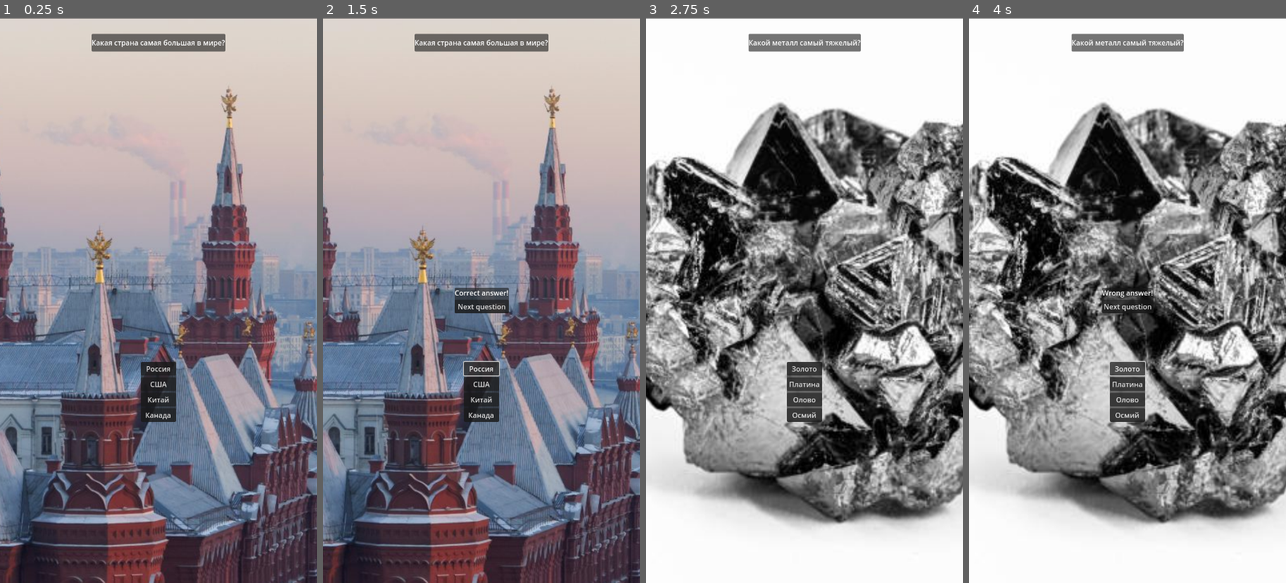
Above: before the commit, frames 1-4 (left to right).
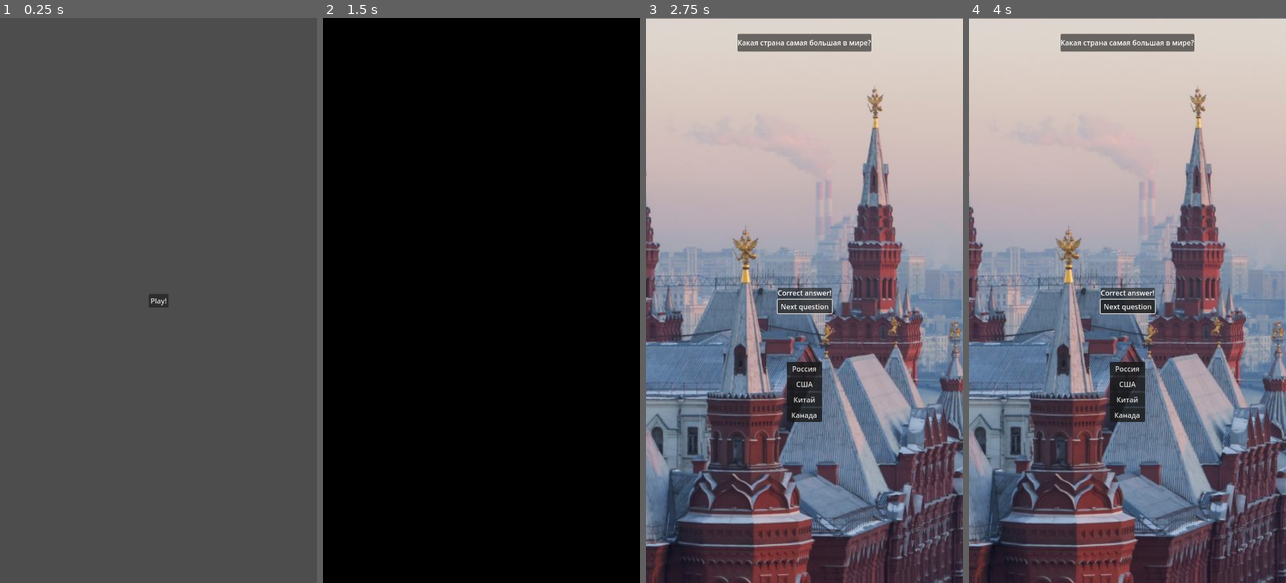
Above: after the commit, the same moments.

Repository: ash4rk/ad-aurum-quiz
Game: Godot game, scene res://scenes/main_menu_screen.tscn
Two runs of this game, one before a commit and one after it. Both use one fixed random seed, a clock stepped at 60 frames per second and the inputs below. Before the commit the project starts from res://scenes/question_screen.tscn.
Inputs (mouse positions are in pixels of both pictures, inside the frame that each line leads up to):
- Up to frame 1 (0.25 s): no input
- Up to frame 2 (1.5 s): click (481, 300) at 0.5 s, where only the run after the commit has a clickable "Play!"; click "Россия" at 1.25 s
- Up to frame 3 (2.75 s): click "Next question" at 2 s
- Up to frame 4 (4 s): click (1127, 306) at 2.75 s, where only the run after the commit has a clickable "Next question"; click "Золото" (after the commit: "Россия") at 3.5 s

The runs differ from the first frame. In frame 1, 92% of the frame differs, in the area x 0-100%, y 0-100%; in frame 2, 100%; in frame 3, 93%; in frame 4, 93%.

Commit message:
REFACTOR: Extract load_next_question

Diff:
--- /dev/null
+++ b/globals/global.gd
@@ -0,0 +1,27 @@
+extends Node
+
+const QUESTION_SCREEN_PATH = "res://scenes/question_screen.tscn"
+const QUESTIONS_JSON_PATH = "res://questions.json"
+
+var _questions: Array
+var _question_idx: int = -1
+
+func _ready():
+	var json_string = FileAccess.get_file_as_string(QUESTIONS_JSON_PATH)
+	_questions = JSON.parse_string(json_string)
+
+func load_next_question():
+	_question_idx += 1
+
+	if _question_idx >= _questions.size():
+		#TODO: Open end game screen
+		return
+
+	if not SceneManager.is_transitioning:
+		SceneManager.change_scene(
+			QUESTION_SCREEN_PATH, {
+				"pattern_enter": "fade",
+				"pattern_leave": "squares",
+				"on_tree_enter": func(scene): scene.question = _questions[_question_idx]
+			}
+		)
--- a/project.godot
+++ b/project.godot
@@ -11,13 +11,14 @@
 [application]
 
 config/name="AdAurumQuiz"
-run/main_scene="res://scenes/question_screen.tscn"
+run/main_scene="res://scenes/main_menu_screen.tscn"
 config/features=PackedStringArray("4.0", "Forward Plus")
 config/icon="res://icon.svg"
 
 [autoload]
 
 SceneManager="*res://addons/scene_manager/SceneManager.tscn"
+Global="*res://globals/global.gd"
 
 [display]
 
--- a/scenes/main_menu_screen.gd
+++ b/scenes/main_menu_screen.gd
@@ -6,11 +6,4 @@
 	await SceneManager.scene_loaded
 
 func _on_play_button_pressed():
-	if not SceneManager.is_transitioning:
-		SceneManager.change_scene(
-			QUESTION_SCREEN_PATH, {
-				"pattern_enter": "fade",
-				"pattern_leave": "squares",
-			#	"on_tree_enter": func(scene): scene.internal_variable += internal_variable
-			}
-		)
+	Global.load_next_question()
--- a/scenes/question_screen.gd
+++ b/scenes/question_screen.gd
@@ -1,10 +1,9 @@
 extends Node
 
 const ANSWER_BUTTON_SCENE = preload("res://scenes/answer_button.tscn")
-const QUESTIONS_JSON_PATH = "res://questions.json"
 
 var question: Dictionary
-var question_idx: int = 0
+
 #question.question - question text
 #question.background - image path (like "backgrounds/osmium.jpg")
 #question.answers - array of answers
@@ -16,10 +15,6 @@
 @onready var popup_label = $CanvasLayer/FalseCorrectPopup/PanelContainer/VBoxContainer/FalseCorrectLabel
 
 func _ready():
-	var json_string = FileAccess.get_file_as_string(QUESTIONS_JSON_PATH)
-	var questions_data: Array = JSON.parse_string(json_string)
-	question = questions_data[question_idx]
-
 	bg.texture = load("res://" + question.background)
 	question_label.text = question.question
 	_init_answer_buttons(question.answers)
@@ -40,9 +35,4 @@
 	popup.visible = true
 
 func _on_next_question_button_pressed():
-	popup.visible = false
-	question_idx += 1
-	for n in answer_buttons_container.get_children():
-		answer_buttons_container.remove_child(n)
-		n.queue_free()
-	_ready()
+	Global.load_next_question()
